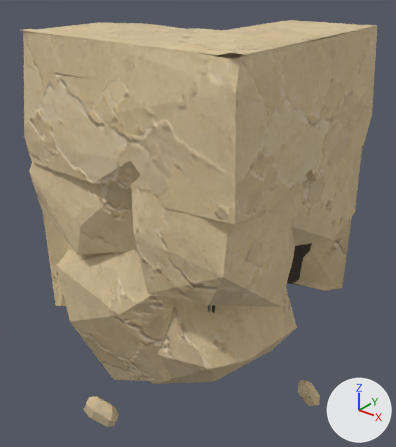
An edit to the glTF model assets/custom/models/ground_modules/ground_bottom_corner_05.glb, drawn before and after from the same camera.
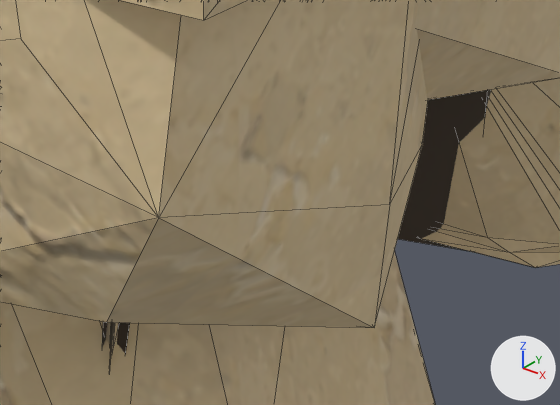
Each version is shown whole from a 50 mm camera at (1.9, -1.29, 1.16) aimed at (0.48, 0.49, 0.05), then close up on the part from 46% to 83% of the width and 49% to 73% of the height. The lights are fixed; the arrows at lower right show +X, +Y and +Z. The first two pictures are the older version. The close-ups show mesh edges as thin lines.

In view in the first close-up: 'GroundBottomCorner05_Body'.
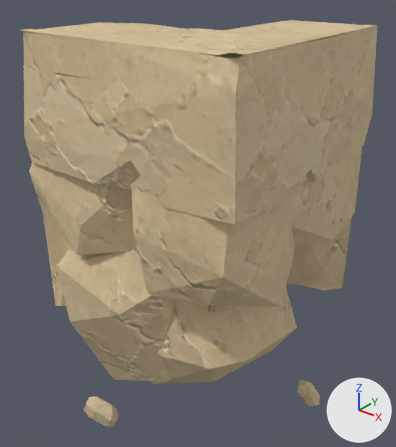
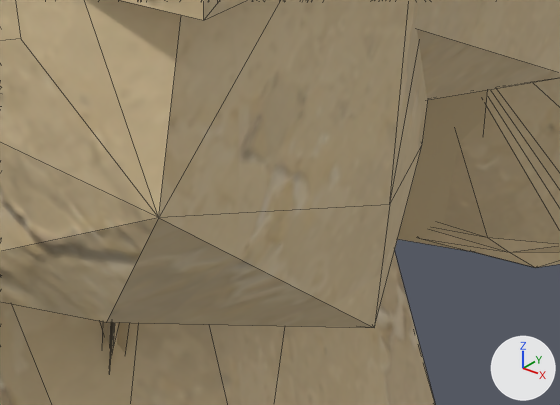
The change in detail:
Material 'GroundModuleRecess' (mat_groundmodulerecess) changes colour from brown #453c32 to beige #cdb890; in linear values from (0.06, 0.045, 0.032) to (0.61, 0.48, 0.28).

What differs and where, as boxes [x1, y1, x2, y2] in the close-ups (560 x 405 px):
'GroundBottomCorner05_Body', recoloured
    both: [99, 87, 494, 355]
